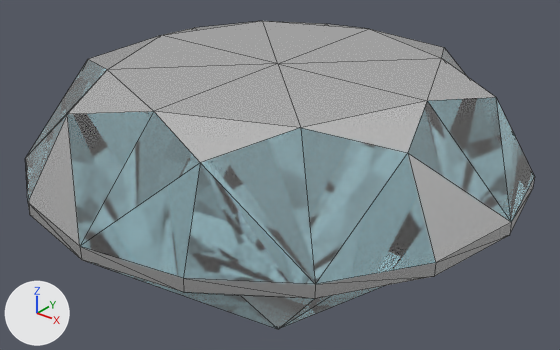
What one commit did to the glTF model public/orb.glb.
One viewpoint serves both versions: a camera (50 mm lens) standing at (1.814, -2.255, 1.554) and looking at (-0.031, 0.052, 0.124). Lighting does not change. The marker at lower left points along +X, +Y and +Z. Mesh edges are drawn as thin lines. Vertices at the same position are counted once.
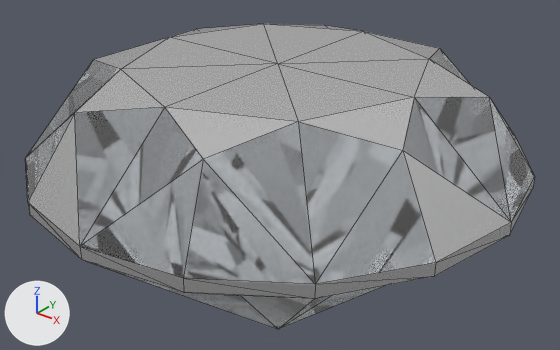
What the commit changed:
Material 'Material_0' (mat_material_0) changes colour from cyan #b9f2ff to white #f0f8ff; in linear values from (0.485, 0.888, 1.0) to (0.871, 0.939, 1.0).
me_mesh_0 has 58 vertices, 112 faces and spans x -1.0..1.0, y -1.0..1.0, z -0.63..0.63.
me_mesh_0 is used by ob_mesh_0; location (0.0, 0.0, 0.0).
Part 1, on me_mesh_0:
Vertex 1 of me_mesh_0 moves from (0.65, 0.0, 0.63) at pixel (427, 100) to (0.6, 0.0, 0.63) at pixel (414, 97).
Vertex 2 of me_mesh_0 moves from (0.46, -0.46, 0.63) at pixel (300, 127) to (0.42, -0.42, 0.63) at pixel (298, 121).
Vertex 3 of me_mesh_0 moves from (0.76, -0.32, 0.58) at pixel (407, 152) to (0.74, -0.31, 0.58) at pixel (402, 150).
Vertex 5 of me_mesh_0 moves from (0.76, 0.32, 0.58) at pixel (496, 97) to (0.74, 0.31, 0.58) at pixel (489, 96).
Vertex 8 of me_mesh_0 moves from (0.0, -0.65, 0.63) at pixel (153, 111) to (0.0, -0.6, 0.63) at pixel (164, 107).
Vertex 9 of me_mesh_0 moves from (0.32, -0.76, 0.58) at pixel (200, 162) to (0.31, -0.74, 0.58) at pixel (203, 159).
Vertex 12 of me_mesh_0 moves from (-0.46, -0.46, 0.63) at pixel (107, 69) to (-0.42, -0.42, 0.63) at pixel (120, 69).
Vertex 13 of me_mesh_0 moves from (-0.32, -0.76, 0.58) at pixel (67, 114) to (-0.31, -0.74, 0.58) at pixel (74, 112).
Vertex 16 of me_mesh_0 moves from (-0.65, 0.0, 0.63) at pixel (161, 35) to (-0.6, 0.0, 0.63) at pixel (169, 37).
Vertex 17 of me_mesh_0 moves from (-0.76, -0.32, 0.58) at pixel (87, 59) to (-0.74, -0.31, 0.58) at pixel (93, 59).
Vertex 20 of me_mesh_0 moves from (-0.46, 0.46, 0.63) at pixel (262, 20) to (-0.42, 0.42, 0.63) at pixel (263, 23).
Vertex 21 of me_mesh_0 moves from (-0.76, 0.32, 0.58) at pixel (194, 27) to (-0.74, 0.31, 0.58) at pixel (196, 28).
Vertex 24 of me_mesh_0 moves from (0.0, 0.65, 0.63) at pixel (369, 28) to (0.0, 0.6, 0.63) at pixel (363, 31).
Vertex 25 of me_mesh_0 moves from (-0.32, 0.76, 0.58) at pixel (326, 23) to (-0.31, 0.74, 0.58) at pixel (324, 25).
Vertex 28 of me_mesh_0 moves from (0.46, 0.46, 0.63) at pixel (441, 58) to (0.42, 0.42, 0.63) at pixel (429, 58).
Vertex 29 of me_mesh_0 moves from (0.32, 0.76, 0.58) at pixel (444, 47) to (0.31, 0.74, 0.58) at pixel (439, 48).

What differs and where, as boxes [x1, y1, x2, y2] in the pictures (560 x 350 px; the box of a moved part takes in the faces that stretch with it):
'Mesh_0', recoloured, reshaped (cyan to white)
    before: [25, 21, 535, 329]
    after: [25, 24, 535, 329]
part 1 of me_mesh_0, moved or reshaped
    before: [25, 21, 535, 284]
    after: [25, 24, 535, 284]
